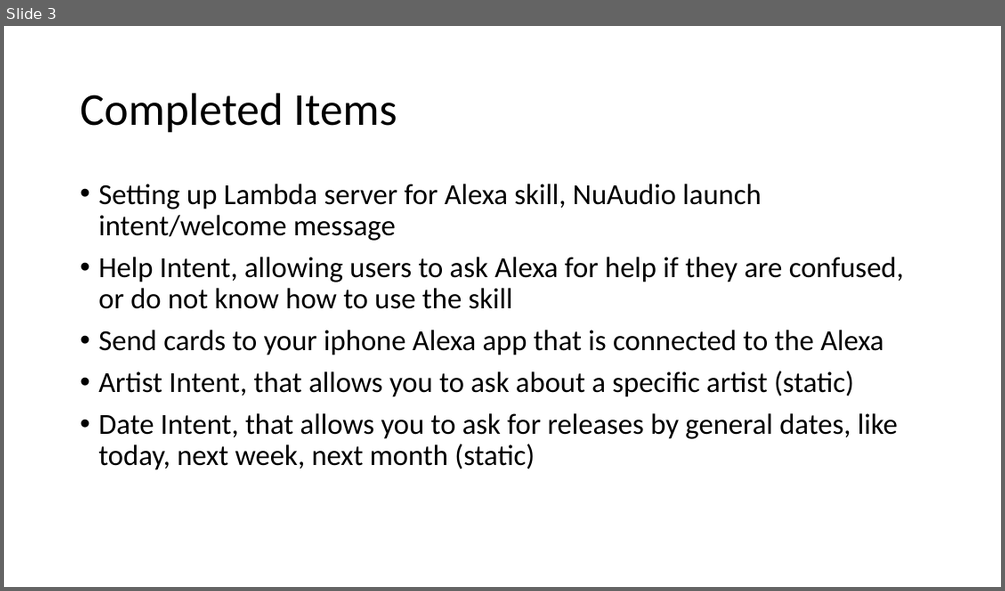
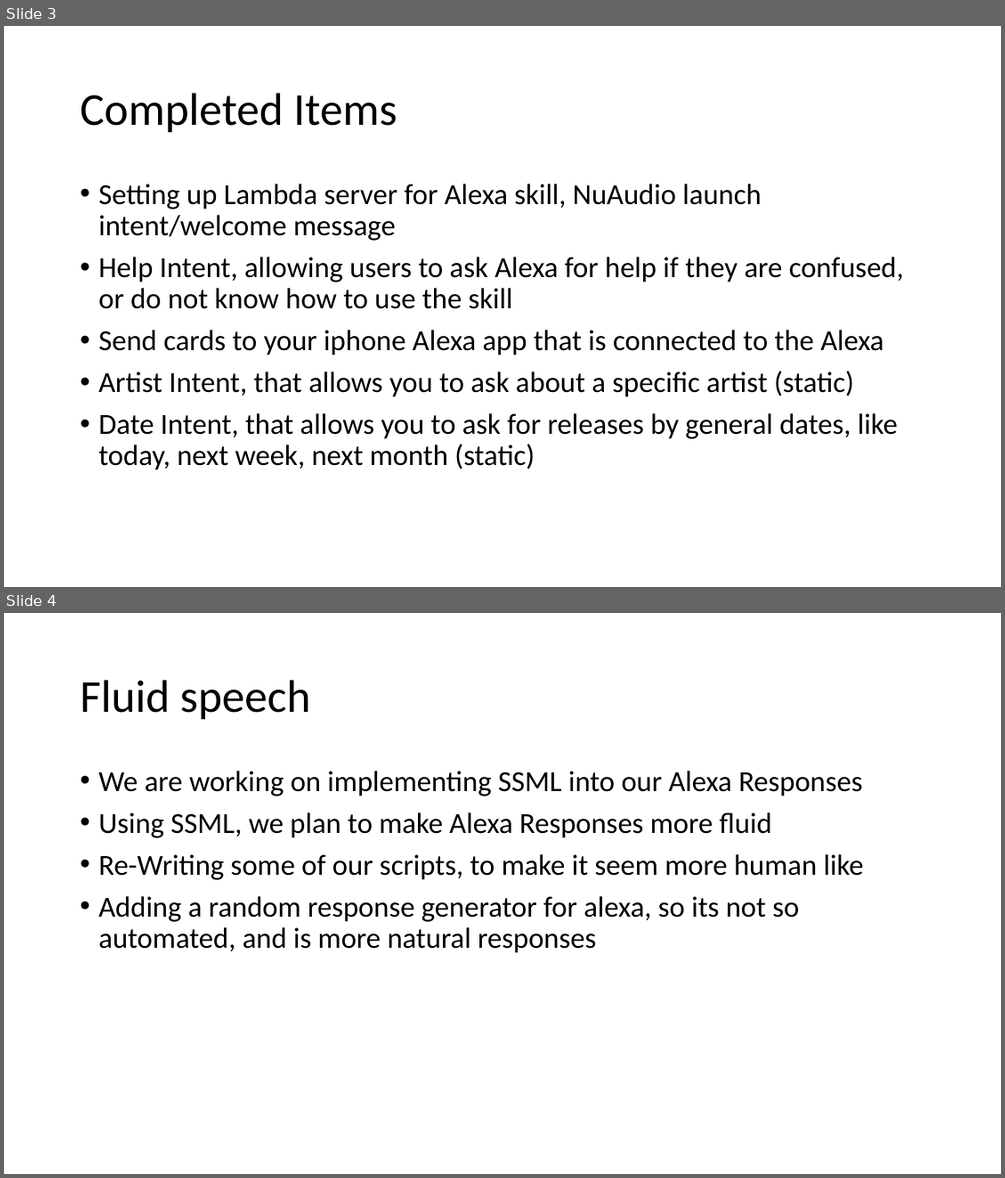
Before and after one commit to boylerft/ScumMasters, a slide deck: NuAudio presentation.pptx. Shown one above the other, each under a label of ours: slide 3 before the commit, slides 3 and 4 after it. The pictures are 1005x591 and 1005x1178 pixels, drawn with LibreOffice and Linux fonts; fonts in the diff are those of the drawing. Boxes give left, top, right and bottom in pixels: in the first picture for what was removed or moved away, otherwise in the second. Text is boxed around its words. In the diff, an @@ line names an element or a change of style, - is before the commit and + after.

```diff
--- a/NuAudio presentation.pptx
+++ b/NuAudio presentation.pptx
@@ slide 4 added at bbox=[4, 613, 1001, 1174], background #FFFFFF @@
@@ title added at bbox=[80, 680, 311, 720], 44 pt, text #000000 @@
+Fluid speech
@@ text added at bbox=[98, 771, 864, 953], 28 pt, text #000000 @@
+• We are working on implementing SSML into our Alexa Responses
+• Using SSML, we plan to make Alexa Responses more fluid
+• Re-Writing some of our scripts, to make it seem more human like
+• Adding a random response generator for alexa, so its not so automated, and is more natural responses
```
Also in this commit, not shown: 2 slides changed, 1 other slide added.
